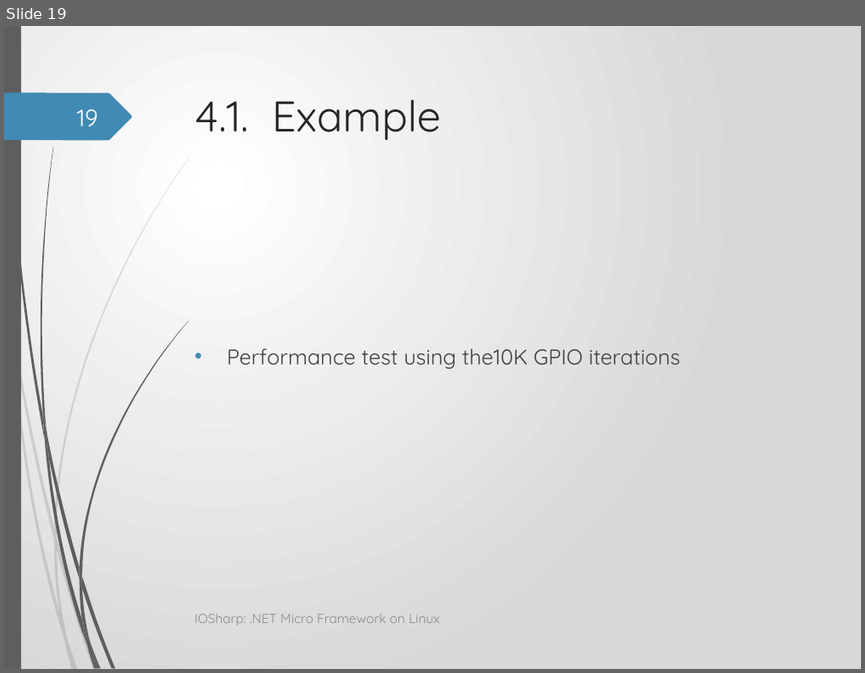
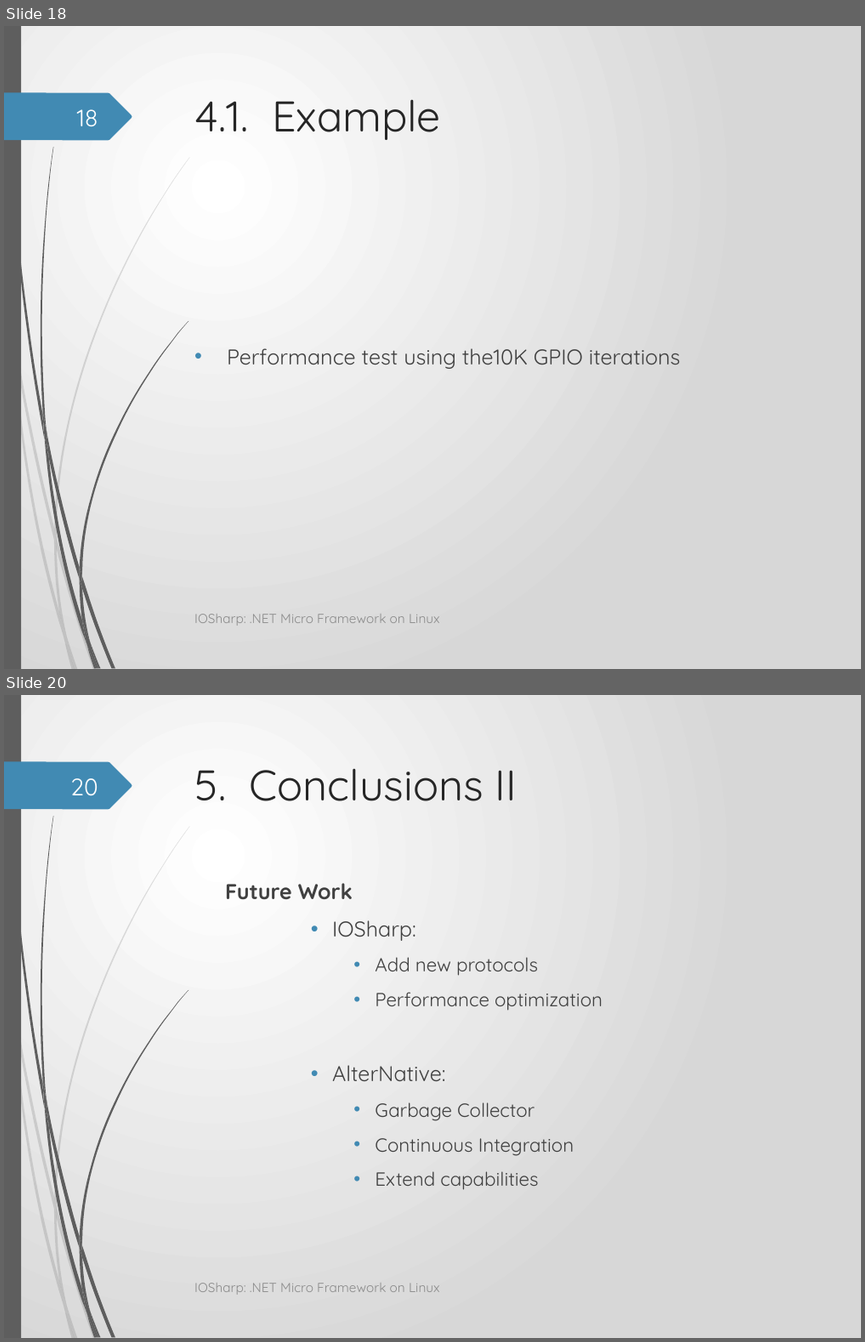
Before and after one commit to GerardSoleCa/BachelorThesisMisc, a slide deck: ThesisDoc/IOSharp.pptx. Shown one above the other, each under a label of ours: slide 19 before the commit, slides 18 and 20 after it; the slides between them are not shown. The pictures are 865x673 and 865x1342 pixels, drawn with LibreOffice and Linux fonts; fonts in the diff are those of the drawing; background and template pictures are left out. Boxes give left, top, right and bottom in pixels: in the first picture for what was removed or moved away, otherwise in the second. Text is boxed around its words. In the diff, an @@ line names an element or a change of style, - is before the commit and + after.

Commit message:
*** IOSharp.ppt

```diff
--- a/ThesisDoc/IOSharp.pptx
+++ b/ThesisDoc/IOSharp.pptx
@@ slide 20 added at [4,695,861,1338], background gradient #FFFFFF to #D7D7D7; not listed: 24 template elements that a slide beside it also shows @@
@@ title added at [194,768,517,801], 36 pt, text #262626 @@
+5. Conclusions II
@@ page number added at [70,778,98,796], 20 pt, text #FEFFFF @@
+20
@@ text added at [225,883,602,1190], 16 pt, text #404040 @@
+Future Work
+    • IOSharp:
+      • Add new protocols
+      • Performance optimization
+    • AlterNative:
+      • Garbage Collector
+      • Continuous Integration
+      • Extend capabilities
@@ text added at [194,1282,440,1294], 11 pt, text #8C8C8C @@
+IOSharp: .NET Micro Framework on Linux
@@ what was slide 19 is now slide 18 @@
@@ page number at [77,109,98,126]: text changed @@
-19
+18
```
Also in this commit, not shown: 9 slides changed, 2 other slides added, 1 slide removed.
